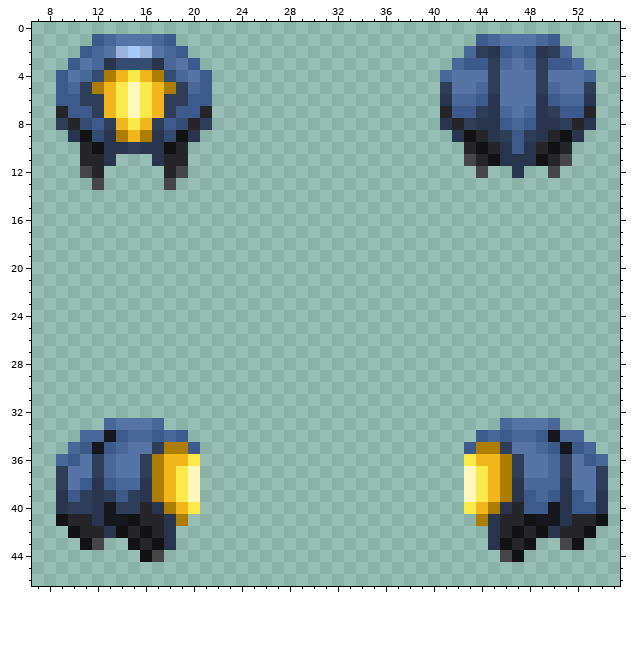
Edited in one commit: pixel-art sprite (Resources/Textures/_EE/Clothing/BieselRepublic/Helmet/TCFL_tacsuit_helmet.rsi/equipped-HELMET-skrell.png). The first picture shows the starting point.
The file is 64x64 pixels. Colours within 5 levels of each other are drawn and written as one. Shown: x 7..55, y 0..46.
Now the later version:
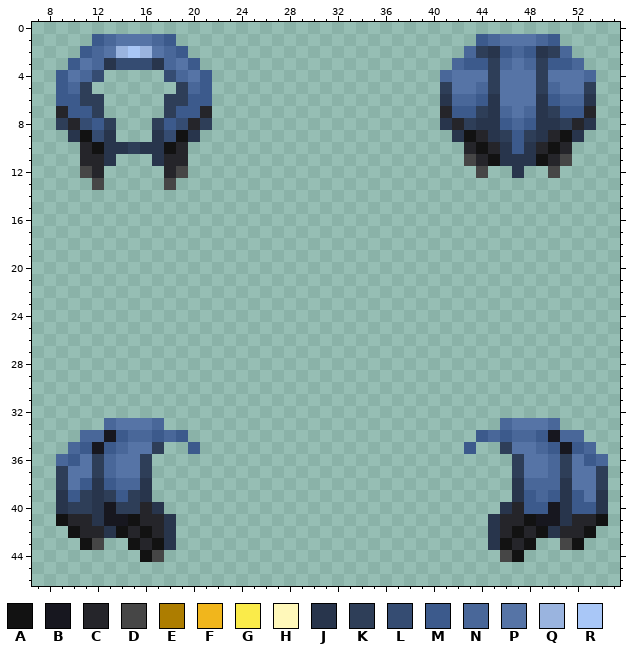
Palette (. is transparent): A #121212  B #17171f  C #25252a  D #464646  E #ad7d00  F #f1b61c  G #faeb4a  H #fff8ba  J #28354c  K #2e3e58  L #354c72  M #3c5a8c  N #496799  P #5674a6  Q #9ab4df  R #a9c7f7
The edit:
{"y":4,"x":13,"old":"EFGFE","new":"....."}
{"y":5,"x":12,"old":"EFGHGFE","new":"......."}
{"y":6,"x":13,"old":"FGHGF","new":"....."}
{"y":7,"x":13,"old":"FGHGF","new":"....."}
{"y":8,"x":14,"old":"FGF","new":"..."}
{"y":9,"x":14,"old":"EFE","new":"..."}
{"y":35,"x":18,"old":"EE","new":".."}
{"y":35,"x":44,"old":"EE","new":".."}
{"y":36,"x":17,"old":"EFFG","new":"...."}
{"y":36,"x":43,"old":"GFFE","new":"...."}
{"y":37,"x":17,"old":"EFGH","new":"...."}
{"y":37,"x":43,"old":"HGFE","new":"...."}
{"y":38,"x":17,"old":"EFGH","new":"...."}
{"y":38,"x":43,"old":"HGFE","new":"...."}
{"y":39,"x":17,"old":"EFGH","new":"...."}
{"y":39,"x":43,"old":"HGFE","new":"...."}
{"y":40,"x":18,"old":"EFG","new":"..."}
{"y":40,"x":43,"old":"GFE","new":"..."}
{"y":41,"x":19,"old":"E","new":"."}
{"y":41,"x":44,"old":"E","new":"."}
